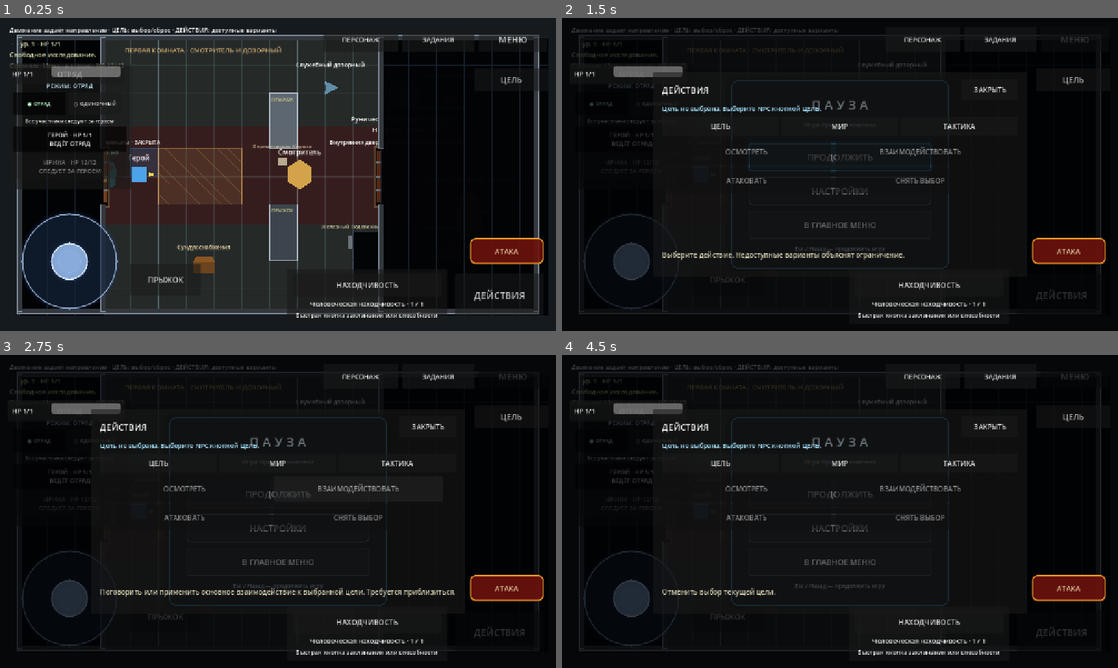
Above: before the commit, frames 1-4 (two rows, left to right).
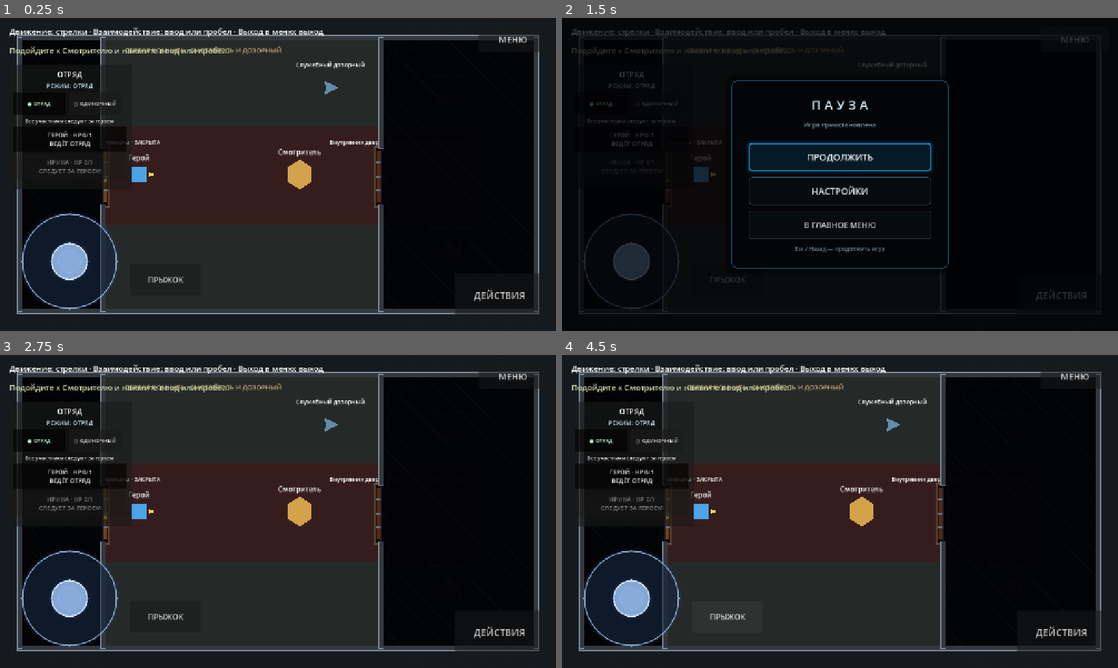
Above: after the commit, the same moments.

Repository: eretenkodaniil16-rgb/rpg-project
Game: Godot game, scene res://scenes/game/game.tscn
Two runs of this game, one before a commit and one after it. Both use one fixed random seed, a clock stepped at 60 frames per second and the inputs below. This scene is started directly instead of the project's main scene.
Inputs (mouse positions are in pixels of both pictures, inside the frame that each line leads up to):
- Up to frame 1 (0.25 s): no input
- Up to frame 2 (1.5 s): click "ДЕЙСТВИЯ" at 0.5 s; click "МЕНЮ" at 1.25 s
- Up to frame 3 (2.75 s): click "ПРОДОЛЖИТЬ" at 2 s
- Up to frame 4 (4.5 s): click (840, 527) at 2.75 s, where only the run before the commit has a clickable "НАСТРОЙКИ"; click (840, 561) at 3.5 s, where only the run before the commit has a clickable "В ГЛАВНОЕ МЕНЮ"; click (728, 617) at 4.25 s, where only the run after the commit has a clickable "ПРЫЖОК"

The runs differ from the first frame. In frame 1, 12% of the frame differs, in the area x 1-99%, y 2-96%; in frame 2, 7.0%; in frame 3, 38%; in frame 4, 39%, in the area x 1-99%, y 0-100%.
Error after the commit: Parse Error: Could not resolve class "res://scripts/game/game_combat_ai_targeting_v3_runtime.gd". (res://scripts/game/game_ai_stealth_v2_ui_runtime.gd:1)

Commit message:
feat(ai): route game runtime through combat targeting v3

Diff:
--- a/scripts/game/game_ai_stealth_v2_ui_runtime.gd
+++ b/scripts/game/game_ai_stealth_v2_ui_runtime.gd
@@ -1,4 +1,4 @@
-extends "res://scripts/game/game_ai_stealth_v2_runtime.gd"
+extends "res://scripts/game/game_combat_ai_targeting_v3_runtime.gd"
 
 
 func _refresh_alert_indicator() -> void:
